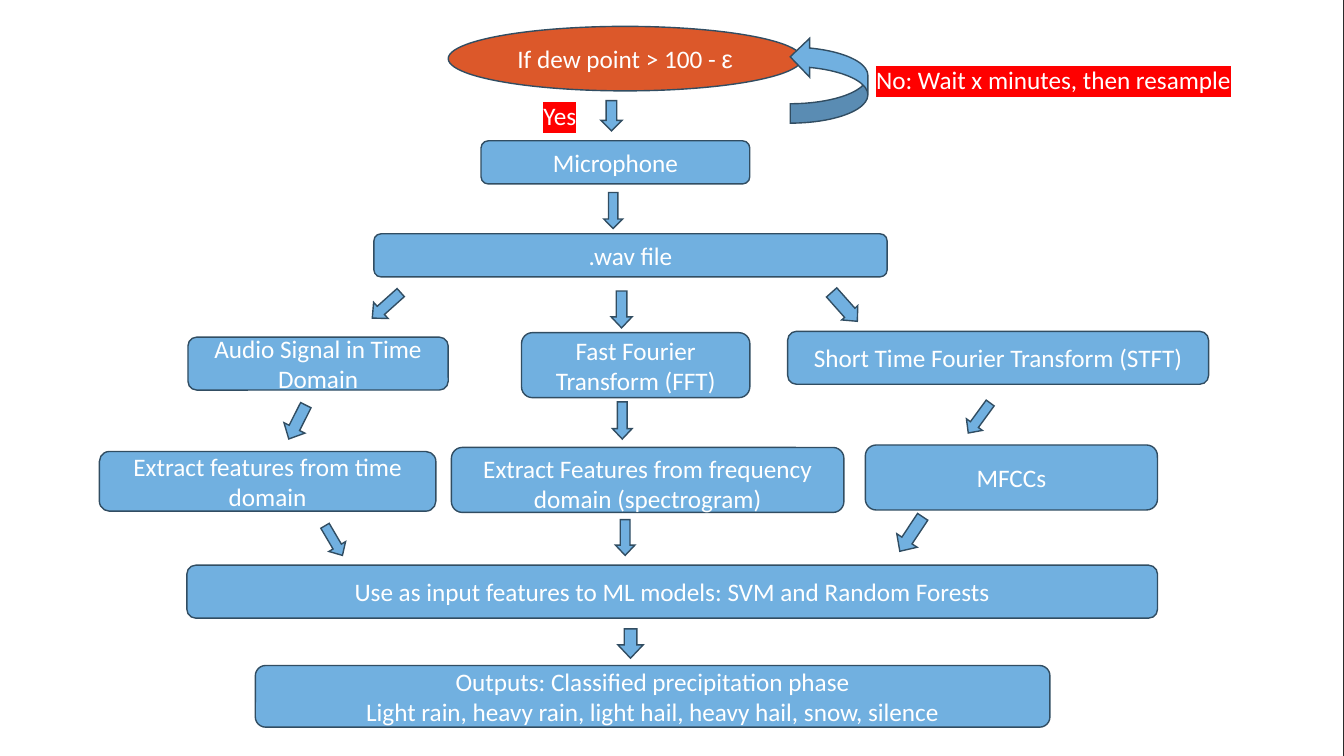
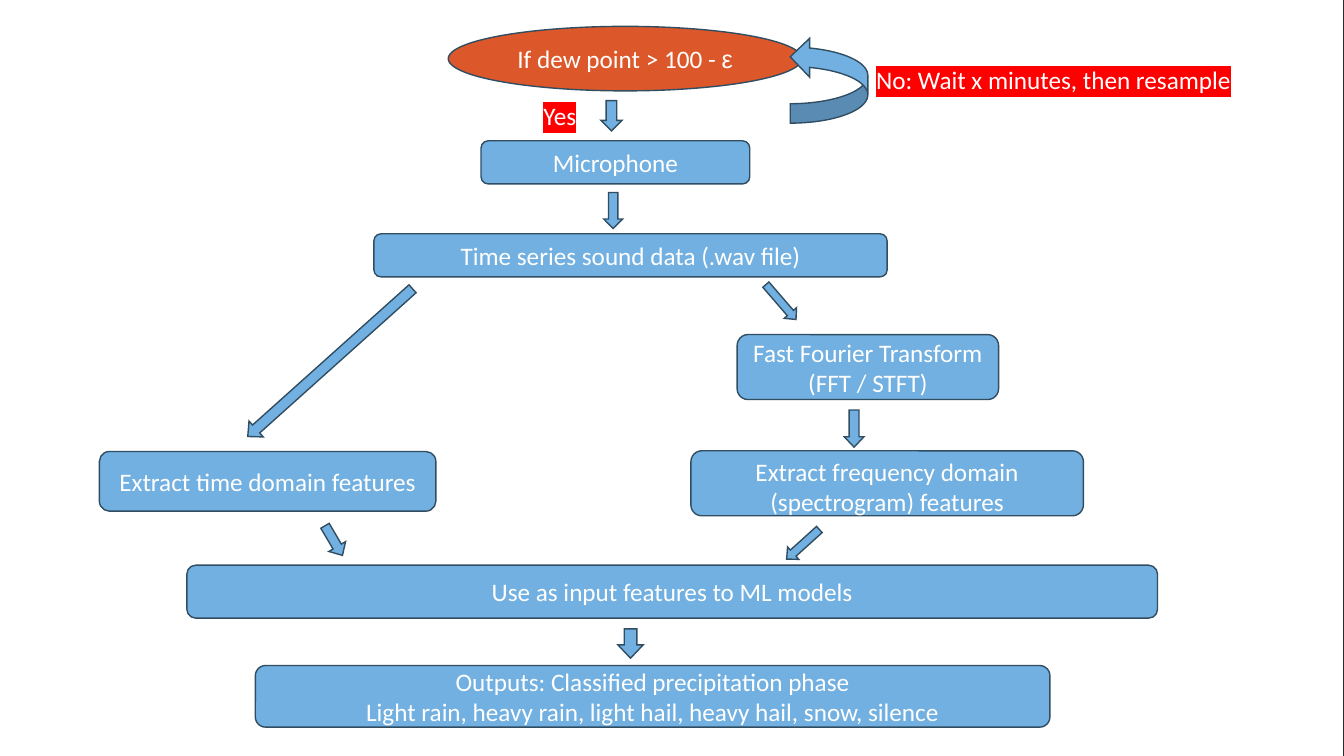
Before and after one commit to uvm-plaid/CIROH-NextGen-SMS-UVM, a slide deck: slide 4 of UVM-NRT-RoS/AGU Slides-ROS Events and Precip Phase Partitioning.pptx. Drawn at 1344x756 pixels with LibreOffice and Linux fonts; fonts in the diff are those of the drawing; background and template pictures are left out; a plain dark background stands for a picture behind light text. Boxes give left, top, right and bottom in pixels: in the first picture for what was removed or moved away, otherwise in the second. Text is boxed around its words. In the diff, an @@ line names an element or a change of style, - is before the commit and + after.

```diff
--- a/UVM-NRT-RoS/AGU Slides-ROS Events and Precip Phase Partitioning.pptx
+++ b/UVM-NRT-RoS/AGU Slides-ROS Events and Precip Phase Partitioning.pptx
@@ text in rounded rectangle at [461, 247, 800, 268]: text changed @@
-.wav file
+Time series sound data (.wav file)
@@ down arrow: place and size @@
-down arrow at [366, 284, 409, 327]
+down arrow at [241, 281, 420, 445]
@@ down arrow at [760, 280, 803, 325]: rotation 0 to 319 degrees @@
@@ down arrow removed at [824, 285, 865, 328] @@
@@ rounded rectangle removed at [189, 337, 449, 390] @@
-Audio Signal in Time Domain
@@ rounded rectangle "Fast Fourier Transform (FFT / ...": place and size @@
-rounded rectangle "Fast Fourier Transform (FFT / ..." at [521, 333, 749, 397]
+rounded rectangle "Fast Fourier Transform (FFT / ..." at [737, 335, 998, 399]
@@ text in rounded rectangle at [753, 345, 982, 395]: text changed @@
-Fast Fourier Transform (FFT)
+Fast Fourier Transform (FFT / STFT)
@@ rounded rectangle removed at [787, 332, 1209, 385] @@
-Short Time Fourier Transform (STFT)
@@ down arrow removed at [278, 400, 316, 445] @@
@@ down arrow: place and size @@
-down arrow at [613, 402, 633, 440]
+down arrow at [845, 410, 865, 448]
@@ down arrow removed at [961, 397, 999, 439] @@
@@ rounded rectangle removed at [866, 445, 1158, 509] @@
-MFCCs
@@ text in rounded rectangle at [119, 473, 416, 491]: text changed @@
-Extract features from time domain
+Extract time domain features
@@ rounded rectangle "Extract frequency domain (spectrogram) features": place and size @@
-rounded rectangle "Extract frequency domain (spectrogram) features" at [452, 448, 844, 512]
+rounded rectangle "Extract frequency domain (spectrogram) features" at [691, 451, 1083, 515]
@@ text in rounded rectangle at [755, 463, 1019, 518]: text changed @@
-Extract Features from frequency domain (spectrogram)
+Extract frequency domain (spectrogram) features
@@ down arrow at [781, 523, 825, 566]: rotation 0 to 47 degrees @@
@@ down arrow removed at [890, 510, 933, 558] @@
@@ text in rounded rectangle at [492, 583, 852, 605]: text changed @@
-Use as input features to ML models: SVM and Random Forests
+Use as input features to ML models
```
Also in this commit, not shown: 6 other slides changed, 1 slide removed.
